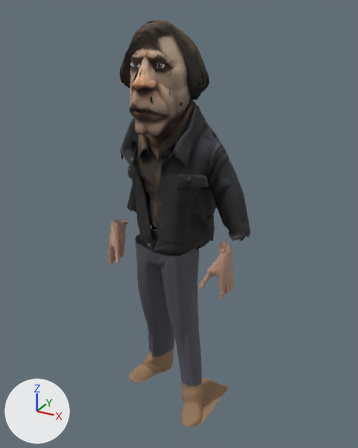
A saved change to the glTF model assets/models/avatar/Chigurh.glb.
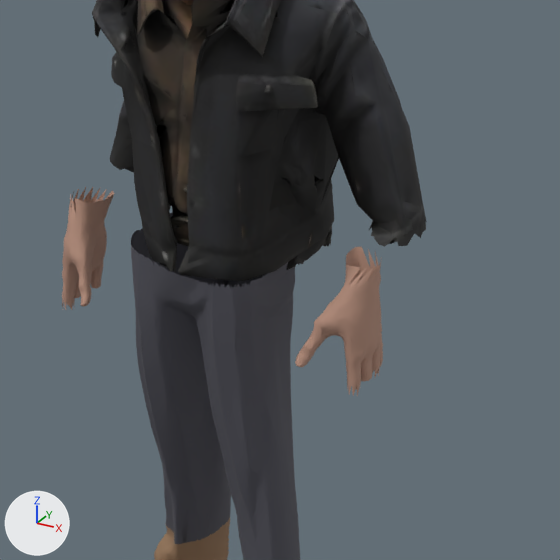
Each version is shown whole from a camera (50 mm lens) standing at (1.009, -1.765, 1.827) and looking at (0.034, 0.008, 0.941), then close up on the part from 24% to 85% of the width and 32% to 81% of the height. Lighting does not change. The marker at lower left points along +X, +Y and +Z. The first two pictures are the older version. Vertices at exactly the same position are counted once.

Before the edit, the objects in view are built like this:
```python
me_body = bpy.data.meshes.new('Body')
me_body.from_pydata(...)  # 15754 vertices, 34852 faces; spans x -0.31..0.35, y -0.24..0.19, z 0.0..1.78
# faces by material slot: [3499, 1500, 27337, 36, 36, 36, 36, 2372]
me_body.materials.append(mat_jeans)  # dark grey #505059
me_body.materials.append(mat_shoe)  # brown #957659
me_body.materials.append(mat_chead)  # picture img_chead_c
me_body.materials.append(mat_eye_w)  # light grey #c5bcb1
me_body.materials.append(mat_eye_i)  # brown #614b35
me_body.materials.append(mat_eye_p)  # black #161619
me_body.materials.append(mat_eye_h)  # light grey #e1e1e1
me_body.materials.append(mat_handskin2)  # beige #b58e7c
ob_body = bpy.data.objects.new('Body', me_body)
ob_body.location = (0.0, 0.0, 0.0)
```
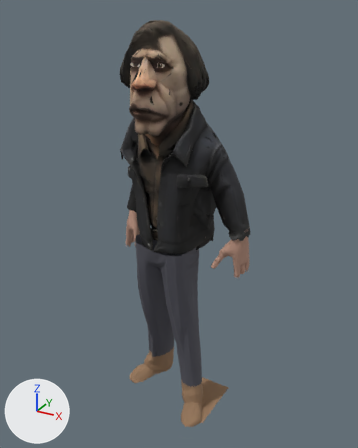
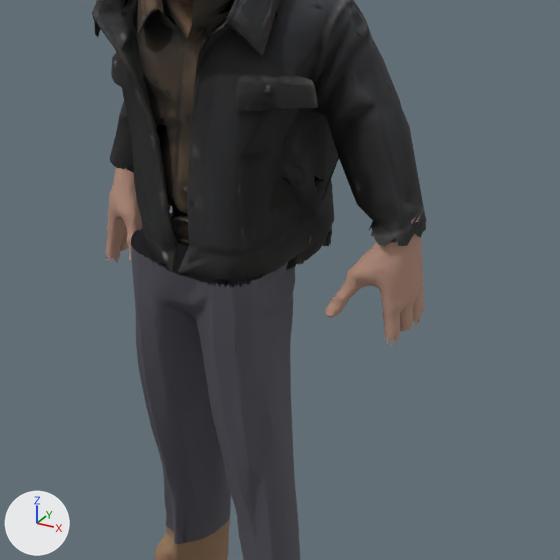
What differs and where, as boxes (x1, y1, x2, y2) in the close-ups (560 x 560 px; the box of a moved part takes in the faces that stretch with it):
'Body', reshaped: before (62, 0, 427, 560); after (92, 0, 427, 560)
part 1 of me_body, moved or reshaped: before (295, 246, 383, 396); after (325, 213, 424, 346)
part 2 of me_body, moved or reshaped: before (62, 187, 114, 309); after (106, 167, 143, 264)

Diff of the bpy script that builds the scene:
```diff
--- a/assets/models/avatar/Chigurh.glb.py
+++ b/assets/models/avatar/Chigurh.glb.py
@@ me_body @@
 # used by ob_body; location = (0.0, 0.0, 0.0)
-me_body.from_pydata(...)  # 15754 vertices, 34852 faces; spans x -0.31..0.35, y -0.24..0.19, z 0.0..1.78
+me_body.from_pydata(...)  # 15754 vertices, 34852 faces; spans x -0.29..0.35, y -0.24..0.19, z 0.0..1.78
+# me_body part 1: the loose piece of 624 vertices spanning x 0.22..0.33, y -0.16..-0.02, z 0.7..0.93 is scaled about its middle by (1.18, 1.18, 1), then moved by (0.01, 0.11, 0.05)
+# me_body part 2: the loose piece of 624 vertices spanning x -0.31..-0.21, y -0.14..0.01, z 0.69..0.92 is scaled about its middle by (1.18, 1.18, 1), then moved by (0.02, 0.13, 0.05)
 me_body.materials.append(mat_jeans)
```
